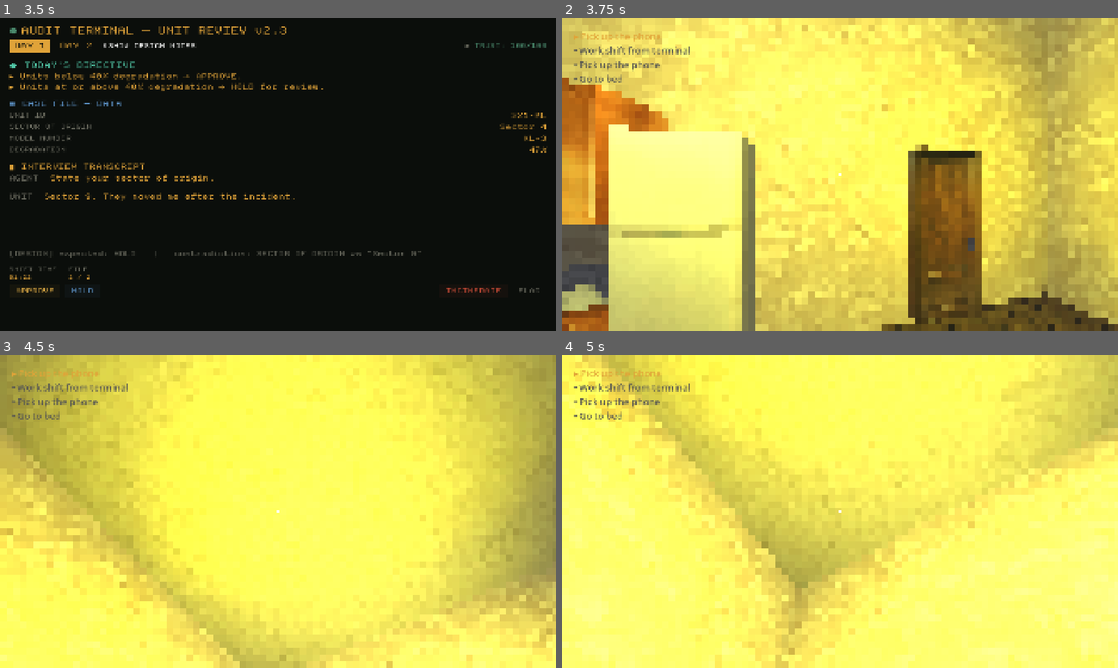
Above: before the commit, frames 1-4 (two rows, left to right).
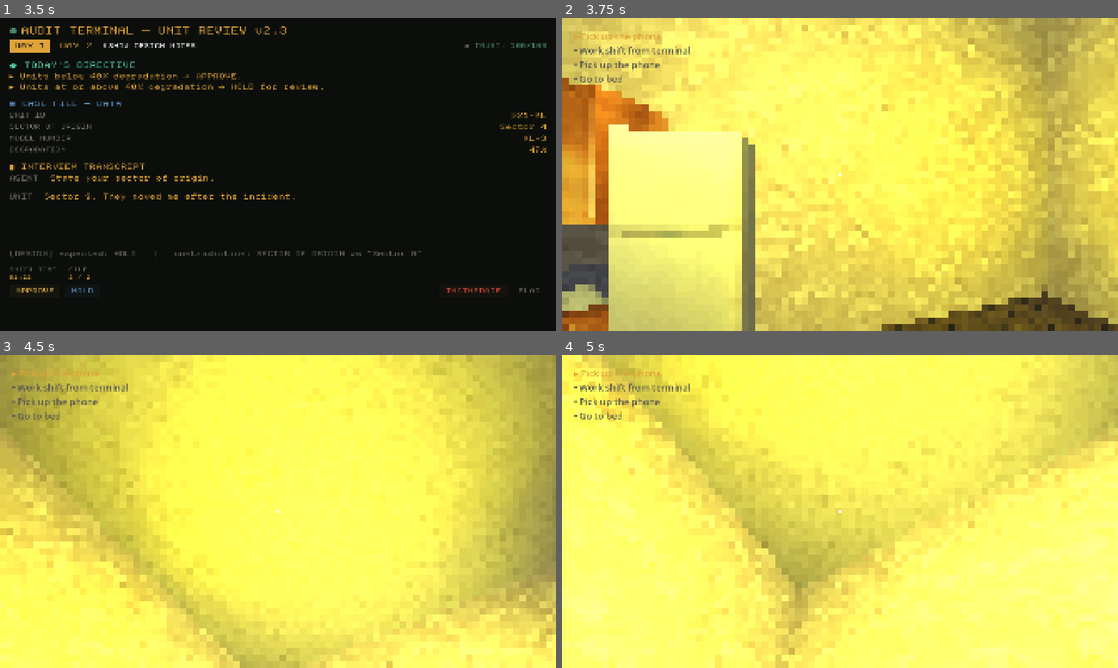
Above: after the commit, the same moments.

Repository: SimonKyselica/still-human
Game: Godot game, scene res://Audit/AuditTerminal.tscn
Same seed, same stepped clock (60 frames per second), same inputs: the game is played once before the commit and once after it. This scene is started directly instead of the project's main scene. Sound files missing from this copy of the repository are replaced by a short silence.
Inputs (mouse positions are in pixels of both pictures, inside the frame that each line leads up to):
- Up to frame 1 (3.5 s): click "DAY 1" at 0.5 s; click "DAY 2" at 1.25 s; click "SHOW DESIGN NOTES" at 2 s; click "APPROVE" at 2.75 s
- Up to frame 2 (3.75 s): click "HOLD" at 3.5 s
- Up to frame 3 (4.5 s): tap Enter at 4.25 s; move the mouse to (305, 511) at 4.27 s; hold W (move_forward) from 4.28 s (still down); hold Space (advance_dialog) from 4.28 s (still down); click (305, 511) at 4.42 s
- Up to frame 4 (5 s): keep holding W (move_forward); keep holding Space (advance_dialog)

Frame 1 is identical in both runs. In frame 2, 7.2% of the frame differs, in the area x 62-77%, y 40-98%; in frame 3, less than 0.1%; in frame 4, 0.3%.

Commit message:
pridanie assetov VR okuliare, vezenskych dveri pre jeden z endingov, spravenie main_menu sceny

Diff:
--- a/Main.tscn
+++ b/Main.tscn
@@ -101,7 +101,7 @@
 material = SubResource("StandardMaterial3D_avxm0")
 
 [node name="CSGBox3D5" type="CSGBox3D" parent="Room" unique_id=813115197]
-transform = Transform3D(1.9106855e-15, -1, -4.371139e-08, -4.371139e-08, -4.371139e-08, 1, -1, 0, -4.371139e-08, -3.505147, 5.212364, -2.9989357)
+transform = Transform3D(1.9106855e-15, -1, -4.371139e-08, -4.371139e-08, -4.371139e-08, 1, -1, 0, -4.371139e-08, -3.506818, 5.207706, -2.9923363)
 size = Vector3(13, 14, 1)
 material = SubResource("StandardMaterial3D_03owx")
 
@@ -191,6 +191,7 @@
 
 [node name="door_with_threshhold" parent="Furniture - interactible" unique_id=1155214386 instance=ExtResource("25_mxvw5")]
 transform = Transform3D(0.9, 0, 0, 0, 0.9, 0, 0, 0, 0.9, -3.8663204, 0.54880774, 0.9400005)
+visible = false
 
 [node name="Lights" type="Node" parent="." unique_id=1296730455]
 
--- /dev/null
+++ b/Main_menu.tscn
@@ -0,0 +1,63 @@
+[gd_scene format=3 uid="uid://bgyfkephy35d7"]
+
+[ext_resource type="Script" uid="uid://cgfs5e7wdhqsd" path="res://main_menu.gd" id="1_b07fi"]
+
+[node name="MainMenu" type="Node2D" unique_id=2131781023]
+script = ExtResource("1_b07fi")
+
+[node name="Button_manager" type="Control" parent="." unique_id=1006993963]
+layout_mode = 3
+anchors_preset = 0
+offset_right = 1921.0
+offset_bottom = 1082.0
+size_flags_horizontal = 3
+size_flags_vertical = 3
+
+[node name="Start" type="Button" parent="Button_manager" unique_id=1460655727]
+layout_mode = 1
+anchors_preset = -1
+anchor_left = 0.105000004
+anchor_top = 0.47400004
+anchor_right = 0.24000001
+anchor_bottom = 0.56700003
+offset_left = -0.20500183
+offset_top = 0.13195801
+offset_right = 0.45999146
+offset_bottom = -0.49401855
+grow_horizontal = 2
+grow_vertical = 2
+text = "Start"
+
+[node name="Setting" type="Button" parent="Button_manager" unique_id=1389686402]
+layout_mode = 1
+anchors_preset = -1
+anchor_left = 0.105000004
+anchor_top = 0.61700004
+anchor_right = 0.24000001
+anchor_bottom = 0.71000004
+offset_left = -0.70500183
+offset_top = 0.40594482
+offset_right = -0.040008545
+offset_bottom = -0.22003174
+grow_horizontal = 2
+grow_vertical = 2
+text = "Settings"
+
+[node name="Exit" type="Button" parent="Button_manager" unique_id=100473164]
+layout_mode = 1
+anchors_preset = -1
+anchor_left = 0.106000006
+anchor_top = 0.758
+anchor_right = 0.24100001
+anchor_bottom = 0.85
+offset_left = -0.6260071
+offset_top = -0.15600586
+offset_right = 0.038970947
+offset_bottom = 0.2999878
+grow_horizontal = 2
+grow_vertical = 2
+text = "Exit"
+
+[connection signal="pressed" from="Button_manager/Start" to="." method="_on_start_pressed"]
+[connection signal="pressed" from="Button_manager/Setting" to="." method="_on_setting_pressed"]
+[connection signal="pressed" from="Button_manager/Exit" to="." method="_on_exit_pressed"]
--- /dev/null
+++ b/main_menu.gd
@@ -0,0 +1,23 @@
+extends Node2D
+
+
+# Called when the node enters the scene tree for the first time.
+func _ready() -> void:
+	pass # Replace with function body.
+
+
+# Called every frame. 'delta' is the elapsed time since the previous frame.
+func _process(delta: float) -> void:
+	pass
+
+
+func _on_start_pressed() -> void:
+	get_tree().change_scene_to_file("res://Main.tscn")
+
+
+func _on_setting_pressed() -> void:
+	pass # Replace with function body.
+
+
+func _on_exit_pressed() -> void:
+	get_tree().quit()
Binary file added: Assets/3d_virtual_reality_2.glb
Binary file added: Assets/prison_door.glb
Not shown, added: main_menu.gd.uid
